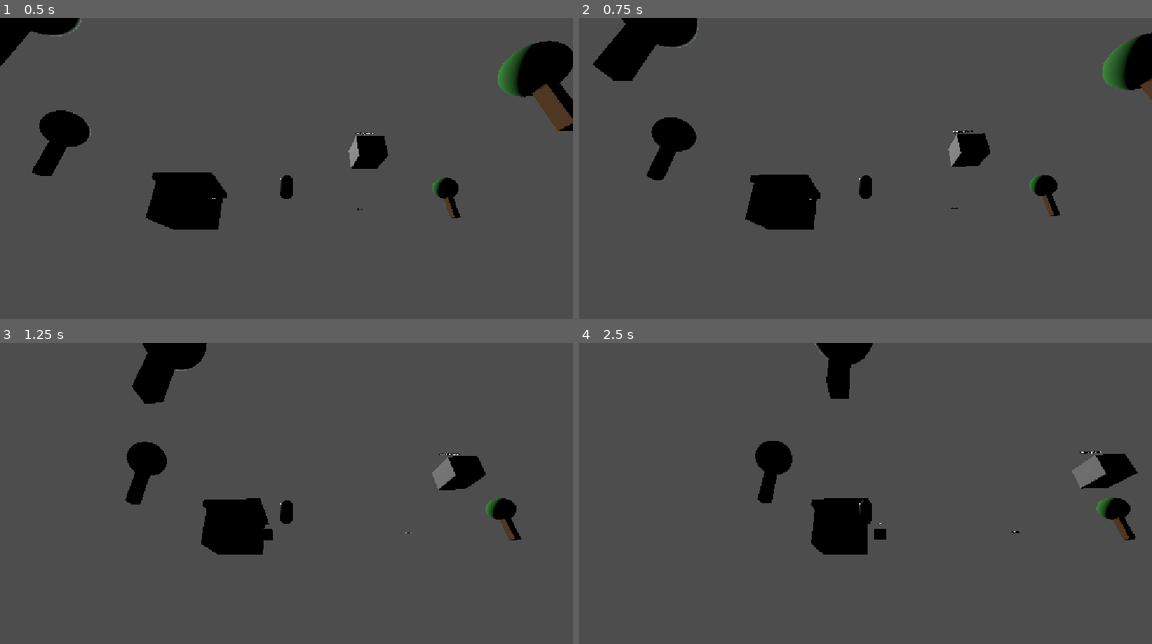
Above: before the commit, frames 1-4 (two rows, left to right).
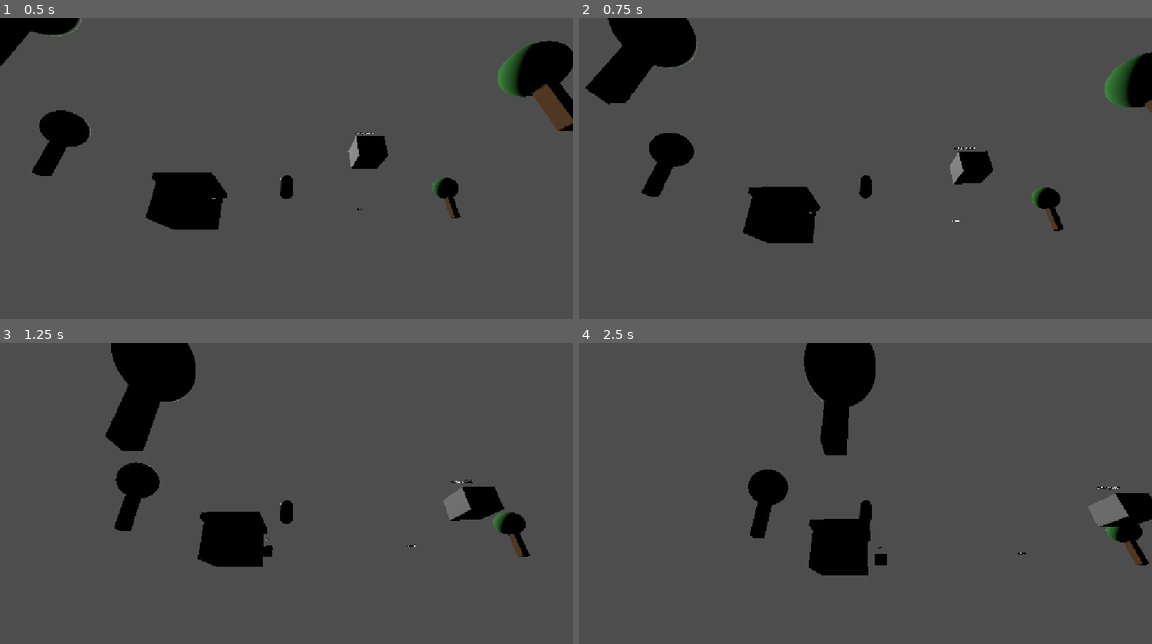
Above: after the commit, the same moments.

Repository: daviilegends/mmorpg_final
Game: Godot game, scene res://scenes/world/test_map.tscn
Two runs of this game, one before a commit and one after it. Both use one fixed random seed, a clock stepped at 60 frames per second and the inputs below.
Inputs (mouse positions are in pixels of both pictures, inside the frame that each line leads up to):
- Up to frame 1 (0.5 s): no input
- Up to frame 2 (0.75 s): move the mouse to (991, 162) at 0.52 s; hold D (move_right) from 0.53 s (still down); tap Space (jump, bound only after the commit) at 0.6 s; click (991, 162) at 0.67 s
- Up to frame 3 (1.25 s): keep holding D (move_right); tap Space (jump, bound only after the commit) at 0.77, 1.07 s
- Up to frame 4 (2.5 s): release D (move_right) at 1.25 s; drag from (750, 520) to (836, 568) at 1.27 s; move the mouse to (922, 433) at 2.02 s; hold D (move_right) from 2.03 s (still down); tap Space (jump, bound only after the commit) at 2.1 s

Frame 1 is identical in both runs. In frame 2, 6.3% of the frame differs, in the area x 1-100%, y 0-75%; in frame 3, 6.6%; in frame 4, 7.1%, in the area x 29-100%, y 0-78%.

Commit message:
Add jump with spacebar
Co-Authored-By: Claude Sonnet 4.6 <noreply@anthropic.com>

Diff:
--- a/project.godot
+++ b/project.godot
@@ -51,6 +51,11 @@
 "events": [Object(InputEventKey,"resource_local_to_scene":false,"resource_name":"","device":-1,"window_id":0,"alt_press …(192 unchanged characters)…
 ]
 }
+jump={
+"deadzone": 0.5,
+"events": [Object(InputEventKey,"resource_local_to_scene":false,"resource_name":"","device":-1,"window_id":0,"alt_pressed":false,"shift_pressed":false,"ctrl_pressed":false,"meta_pressed":false,"pressed":false,"keycode":0,"physical_keycode":32,"key_label":0,"unicode":32,"location":0,"echo":false,"script":null)
+]
+}
 
 [rendering]
 
--- a/scripts/player/player_controller.gd
+++ b/scripts/player/player_controller.gd
@@ -3,6 +3,7 @@
 @export var move_speed: float = 5.0
 @export var rotation_speed: float = 10.0
 @export var gravity: float = 20.0
+@export var jump_force: float = 8.0
 
 @onready var model: Node3D = $Model
 @onready var camera: Camera3D = $Camera3D
@@ -23,10 +24,13 @@
 	velocity.x = move_dir.x * move_speed
 	velocity.z = move_dir.z * move_speed
 
-	if not is_on_floor():
+	if is_on_floor():
+		if Input.is_action_just_pressed("jump"):
+			velocity.y = jump_force
+		else:
+			velocity.y = 0.0
+	else:
 		velocity.y -= gravity * delta
-	else:
-		velocity.y = 0.0
 
 	move_and_slide()
 
